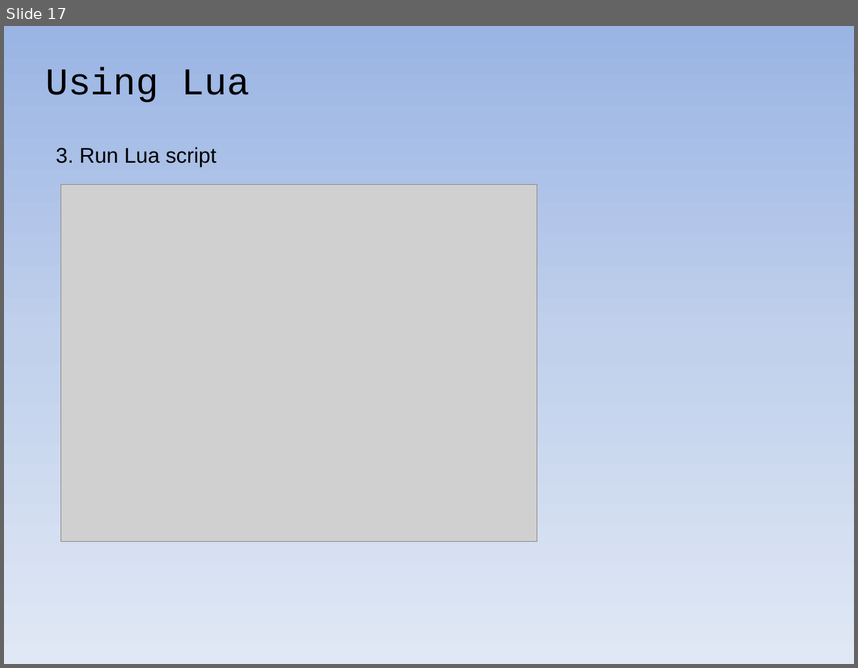
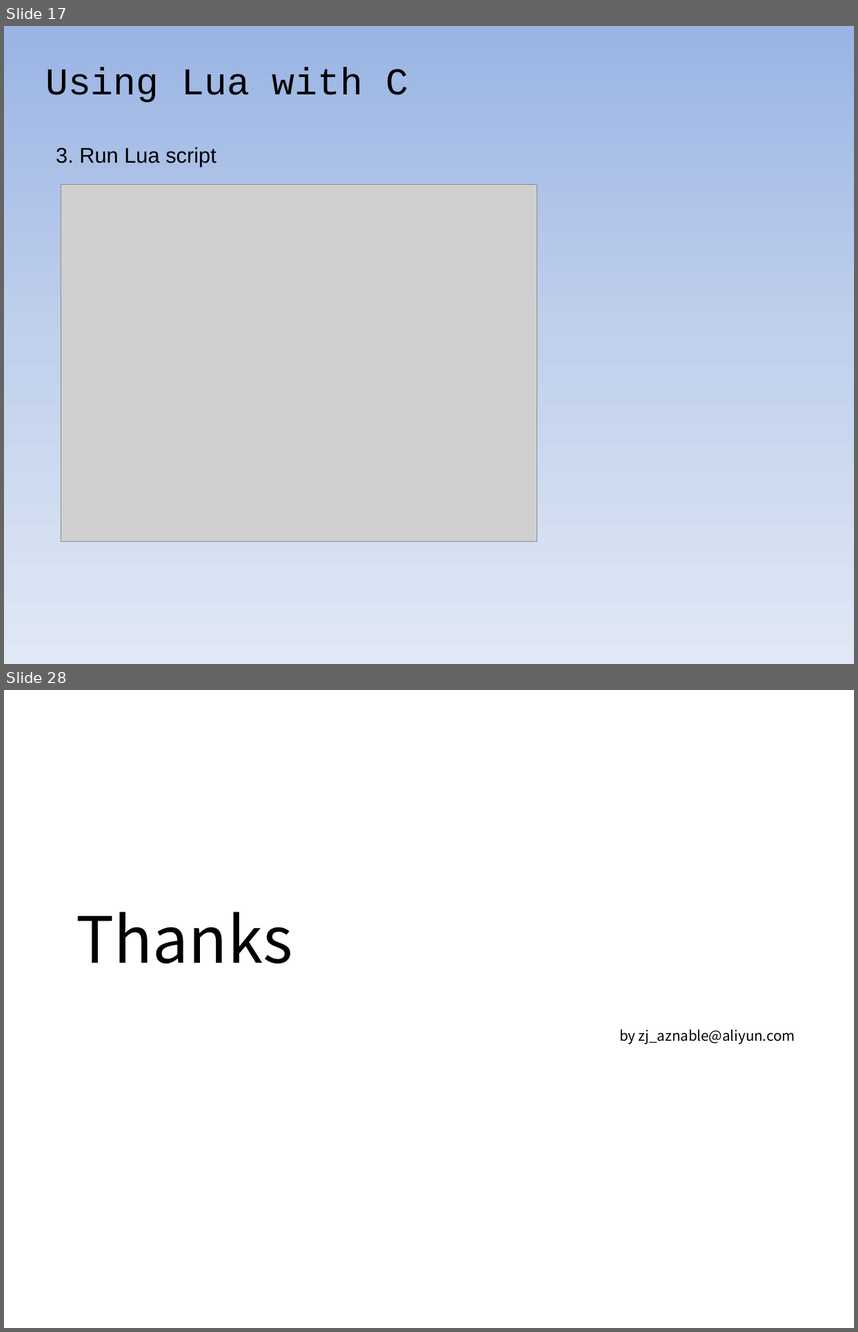
Before and after one commit to warmwine/newbie-clua, a slide deck: doc/newbie-clua.pptx. Shown one above the other, each under a label of ours: slide 17 before the commit, slides 17 and 28 after it; the slides between them are not shown. The pictures are 858x668 and 858x1332 pixels, drawn with LibreOffice and Linux fonts; fonts in the diff are those of the drawing; grey boxes stand for pictures; background and template pictures are left out. Boxes give left, top, right and bottom in pixels: in the first picture for what was removed or moved away, otherwise in the second. Text is boxed around its words. In the diff, an @@ line names an element or a change of style, - is before the commit and + after.

```diff
--- a/doc/newbie-clua.pptx
+++ b/doc/newbie-clua.pptx
@@ slide 28 added at (4,690,854,1328), background picture (left out) @@
@@ text added at (76,911,795,1044), 12 pt, text #000000 @@
+Thanks
+by zj_aznable@aliyun.com
@@ slide 17 changed as well @@
@@ text at (45,67,408,103): text changed @@
-Using Lua
+Using Lua with C
```
Also in this commit, not shown: 5 other slides changed, 10 other slides added, 9 slides removed.
